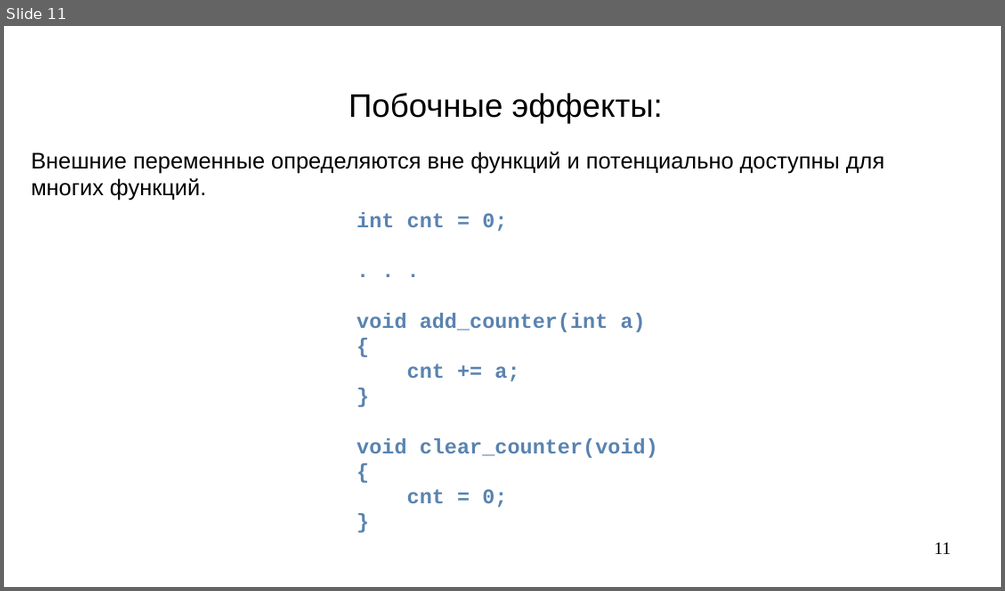
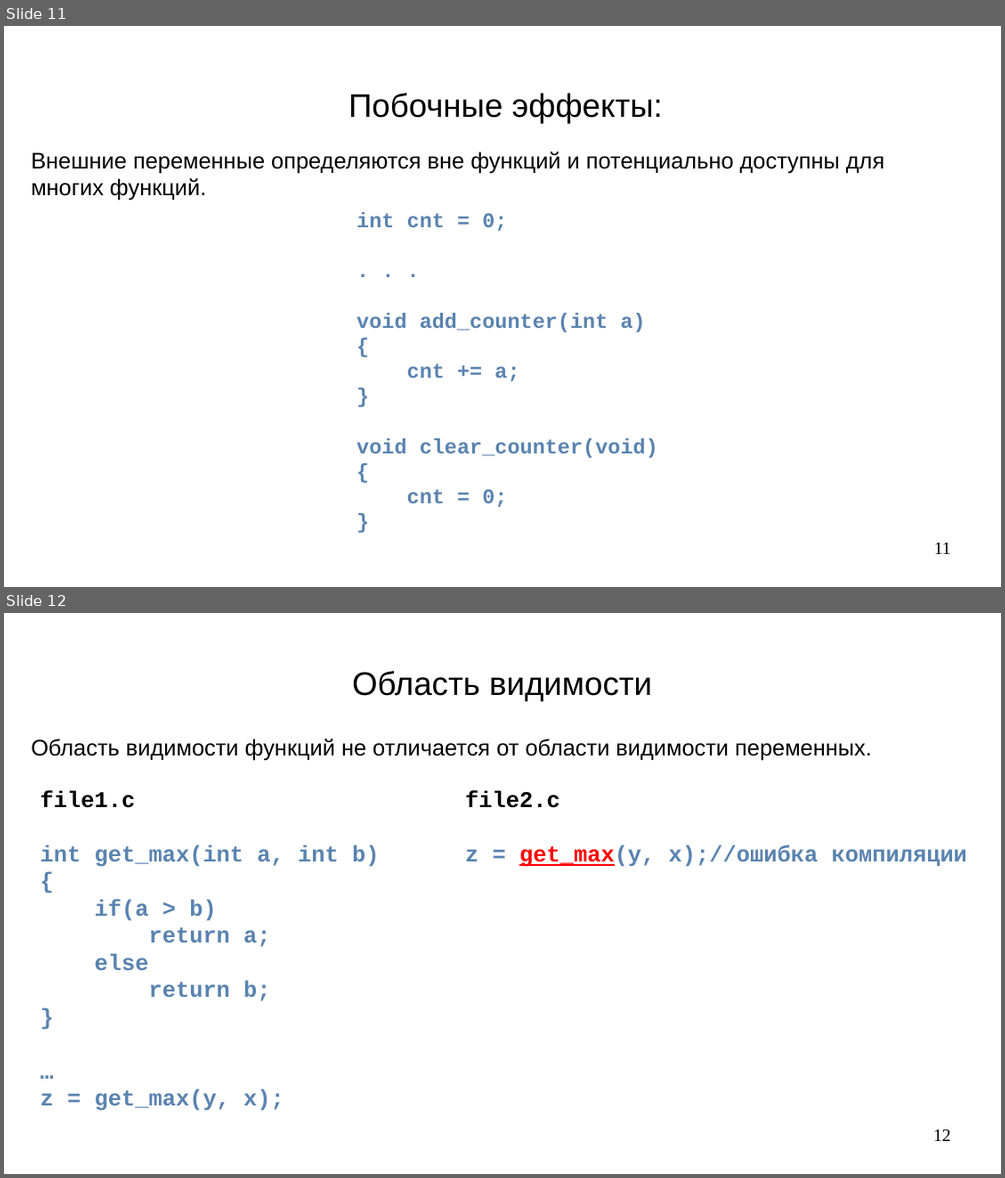
Before and after one commit to steelcraft/stud-lab, a slide deck: Лекции/CBCP01#L4.odp. Shown one above the other, each under a label of ours: slide 11 before the commit, slides 11 and 12 after it. The pictures are 1005x591 and 1005x1178 pixels, drawn with LibreOffice and Linux fonts; fonts in the diff are those of the drawing. Boxes give left, top, right and bottom in pixels: in the first picture for what was removed or moved away, otherwise in the second. Text is boxed around its words. In the diff, an @@ line names an element or a change of style, - is before the commit and + after.

```diff
--- a/Лекции/CBCP01#L4.odp
+++ b/Лекции/CBCP01#L4.odp
@@ slide 12 added at (4, 613, 1001, 1174), background #FFFFFF @@
@@ title added at (352, 671, 652, 701), 26 pt, text #000000 @@
+Область видимости
@@ text added at (31, 738, 872, 761), 18 pt, text #000000 @@
+Область видимости функций не отличается от области видимости переменных.
@@ text added at (40, 790, 379, 1111), 18 pt, text #5983B0, bold @@
+file1.c
+int get_max(int a, int b)
+{
+if(a > b)
+return a;
+else
+return b;
+}
+…
+z = get_max(y, x);
@@ text added at (465, 790, 967, 867), 18 pt, text #5983B0, bold @@
+file2.c
+z = get_max(y, x);//ошибка компиляции
@@ page number added at (933, 1129, 951, 1141), 14 pt, text #000000 @@
+12
```
Also in this commit, not shown: 6 slides changed, 17 other slides added, 3 slides removed.
